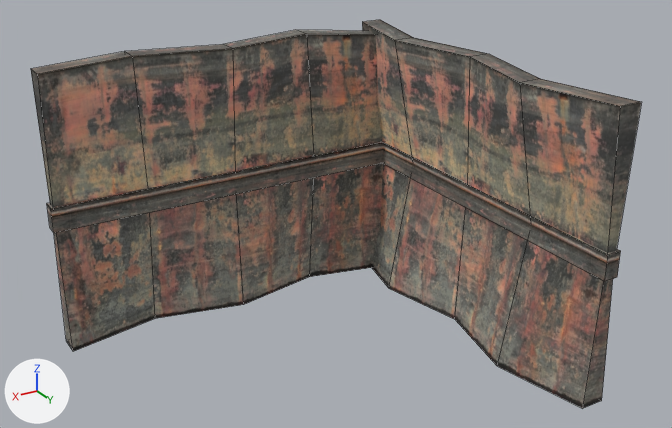
Renders of the FBX model Assets/Models/wall_L.FBX from each side of a commit.
Rendered twice from a 50 mm lens placed at (0.295, 0.144, 0.1047), pointed at (0.2093, 0.0012, 0.0333). Arrows for +X, +Y and +Z are at lower left; the lights stay in place. Mesh edges are drawn as thin lines. Where no turn or scale is listed for an object, it has been applied to the vertices.

In view in the first picture: 'Box019', 'Box020', 'wall_base005', 'wall_base006'.
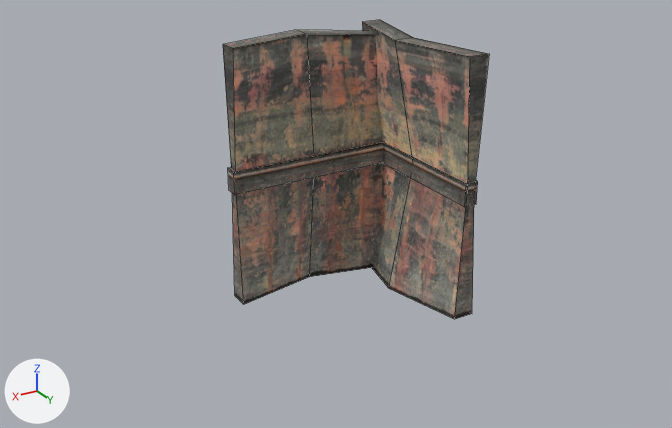
The newer file is also rescaled (x12.31), turned or shifted as a whole; pictures and numbers use the older file's frame.

Changed parts and their boxes [x1, y1, x2, y2] in the pictures (672 x 428 px):
'wall_base006', reshaped (54% narrower, 15% shorter)
    before: [31, 30, 383, 351]
    after: [223, 30, 383, 304]
'wall_base005', reshaped (54% narrower, 23% shorter)
    before: [362, 20, 642, 408]
    after: [362, 20, 489, 319]
'Box020', mesh rescaled (54% narrower, 42% shorter)
    before: [47, 142, 383, 233]
    after: [228, 142, 383, 194]
'Box019', mesh rescaled
    before: [383, 142, 621, 281]
    after: [383, 142, 478, 207]
part 1 of me_mesh, cut back
    before: [31, 44, 244, 351]
    after: [223, 45, 244, 304]
part 2 of me_mesh_002, cut back
    before: [455, 54, 642, 408]
    after: [455, 54, 489, 319]

The change, as a list of edits to the scene's bpy script:
```text
Change me_mesh_003:
    where me_mesh_003.from_pydata(...)  # 8 vertices, 6 faces; spans x -0.0016..0.0016, y -0.0406..0.0406, z 0.0..0.0053
    used by ob_box019; location = (0.1749, 0.0, 0.0273)
    me_mesh_003 part 3: the whole mesh is scaled about its middle by (1, 0.502, 1), then moved by (0.0, -0.0202, 0.0)
Change me_mesh:
    used by ob_wall_base006; location = (0.2151, -0.0331, 0.0)
    verts and faces of me_mesh; kept vertices keep their numbers, new ones are numbered from 30
    before: 4 (0.0, 0.0025, 0.0) at pixel (243, 304), 5 (0.0, -0.0025, 0.0), 6 (0.02, -0.0019, 0.0) at pixel (155, 318), 7 (0.02, -0.0069, 0.0), 8 (0.04, 0.0025, 0.0) at pixel (73, 351)
    before: 9 (0.04, -0.0025, 0.0) at pixel (66, 341), 14 (0.0, 0.0025, 0.06) at pixel (232, 48), 15 (0.0, -0.0025, 0.06) at pixel (222, 44), 16 (0.02, -0.0019, 0.06) at pixel (132, 56), 17 (0.02, -0.0069, 0.06) at pixel (124, 51)
    before: 18 (0.04, 0.0025, 0.06) at pixel (37, 74), 19 (0.04, -0.0025, 0.06) at pixel (30, 68), 23 (0.0, -0.001, 0.03), 24 (0.02, -0.001, 0.03), 25 (0.04, -0.001, 0.03)
    before: 26 (0.04, 0.001, 0.03), 27 (0.02, 0.001, 0.03), 28 (0.0, 0.001, 0.03)
    remove me_mesh.from_pydata(...)  # 30 vertices, 24 faces; spans x -0.04..0.04, y -0.0069..0.0025, z 0.0..0.06
    add me_mesh.from_pydata(...)  # 18 vertices, 14 faces; spans x -0.04..0.0, y -0.0069..0.0025, z 0.0..0.06
    me_mesh part 1
    add delete_vertices([*range(6, 10), *range(16, 20), *range(24, 28)])  # with the faces that use them
    add faces += [(4, 28, 23, 5), (14, 15, 23, 28)]
Change me_mesh_001:
    where me_mesh_001.from_pydata(...)  # 8 vertices, 6 faces; spans x -0.0406..0.0406, y -0.0016..0.0016, z 0.0..0.0053
    used by ob_box020; location = (0.2151, -0.0331, 0.0273)
    me_mesh_001 part 4: the whole mesh is scaled about its middle by (0.508, 1, 1), then moved by (-0.02, 0.0, 0.0)
Change me_mesh_002:
    used by ob_wall_base005; location = (0.1749, 0.0, 0.0)
    verts and faces of me_mesh_002; kept vertices keep their numbers, new ones are numbered from 30
    before: 4 (-0.0025, 0.0, 0.0), 5 (0.0025, 0.0, 0.0) at pixel (454, 319), 6 (0.0019, 0.02, 0.0), 7 (0.0069, 0.02, 0.0) at pixel (497, 366), 8 (-0.0025, 0.04, 0.0) at pixel (601, 400)
    before: 9 (0.0025, 0.04, 0.0) at pixel (582, 408), 14 (-0.0025, 0.0, 0.06) at pixel (489, 53), 15 (0.0025, 0.0, 0.06) at pixel (469, 56), 16 (0.0019, 0.02, 0.06) at pixel (540, 78), 17 (0.0069, 0.02, 0.06) at pixel (519, 82)
    before: 18 (-0.0025, 0.04, 0.06) at pixel (641, 101), 19 (0.0025, 0.04, 0.06) at pixel (620, 106), 23 (0.001, 0.0, 0.03), 24 (0.001, 0.02, 0.03), 25 (0.001, 0.04, 0.03)
    before: 26 (-0.001, 0.04, 0.03), 27 (-0.001, 0.02, 0.03), 28 (-0.001, 0.0, 0.03)
    remove me_mesh_002.from_pydata(...)  # 30 vertices, 24 faces; spans x -0.0025..0.0069, y -0.04..0.04, z 0.0..0.06
    add me_mesh_002.from_pydata(...)  # 18 vertices, 14 faces; spans x -0.0025..0.0069, y -0.04..0.0, z 0.0..0.06
    me_mesh_002 part 2
    add delete_vertices([*range(6, 10), *range(16, 20), *range(24, 28)])  # with the faces that use them
    add faces += [(4, 28, 23, 5), (14, 15, 23, 28)]
```
